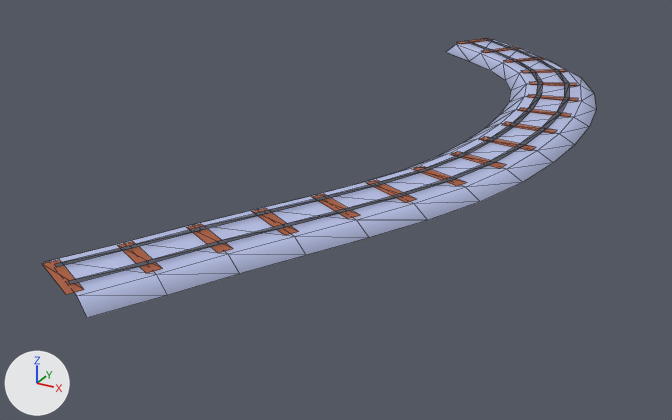
Before and after pictures for a commit that changed the glTF model public/assets/toycar/set-park-rails-b.glb.
The view is the same before and after, from a 50 mm lens placed at (4.57, -14.86, 5.53), pointed at (-2.81, -1.44, -1.18). The lights are fixed; the arrows at lower left show +X, +Y and +Z. The first picture is the older version. Mesh edges are drawn as thin lines.

Before the edit, the objects in view are built like this:
```python
me_drape_line = bpy.data.meshes.new('drape_line')
me_drape_line.from_pydata(...)  # 204 vertices, 194 faces; spans x -4.0..0.8, y -8.0..7.2, z 0.0..0.2
me_drape_line.materials.append(mat_colormap)  # picture img_colormap_png
ob_drape_line = bpy.data.objects.new('drape_line', me_drape_line)
ob_drape_line.location = (0.0, 0.0, 0.0)
```
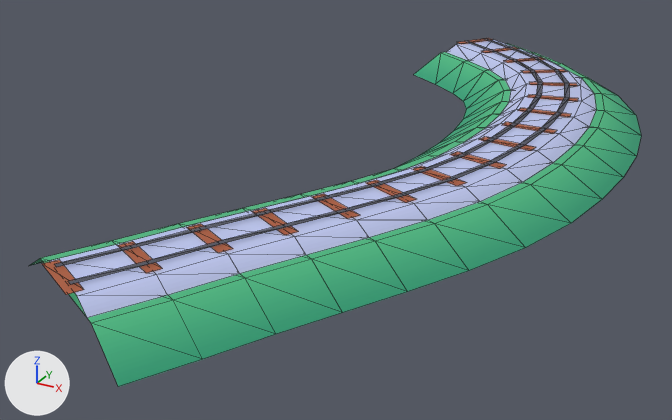
The newer file is also turned or shifted as a whole; pictures and numbers use the older file's frame.

Edits to the bpy script that builds the scene:
```text
Change me_drape_line:
    where me_drape_line.from_pydata(...)  # 204 vertices, 194 faces; spans x -4.0..0.8, y -8.0..7.2, z 0.0..0.2
    used by ob_drape_line; location = (0.0, 0.0, 0.0)
    me_drape_line part 1: texture (UV) coordinates of 130 of 194 faces, centred in x -3.7..0.7, y -7.7..6.8, z 0.1..0.2, changed; they spanned u 0.47..0.84, v 0.09..0.22 and now span u 0.47..0.84, v 0.19..0.24
Add me_drape_turf:
    me_drape_turf.from_pydata(...)  # 68 vertices, 96 faces; spans x -4.8..1.7, y -8.4..7.9, z 0.0..0.4
    me_drape_turf.materials.append(mat_colormap)  # picture img_colormap_png
Add ob_drape_turf:
    ob_drape_turf = bpy.data.objects.new('drape_turf', me_drape_turf)
    ob_drape_turf.location = (0.0, 0.0, -0.4)
```

Boxes [x1, y1, x2, y2] around the edits, measured in the pictures (672 x 420 px):
'drape_turf', added (green): after [29, 44, 641, 387]
part 1 of me_drape_line, surface changed: [42, 43, 596, 318] in both
